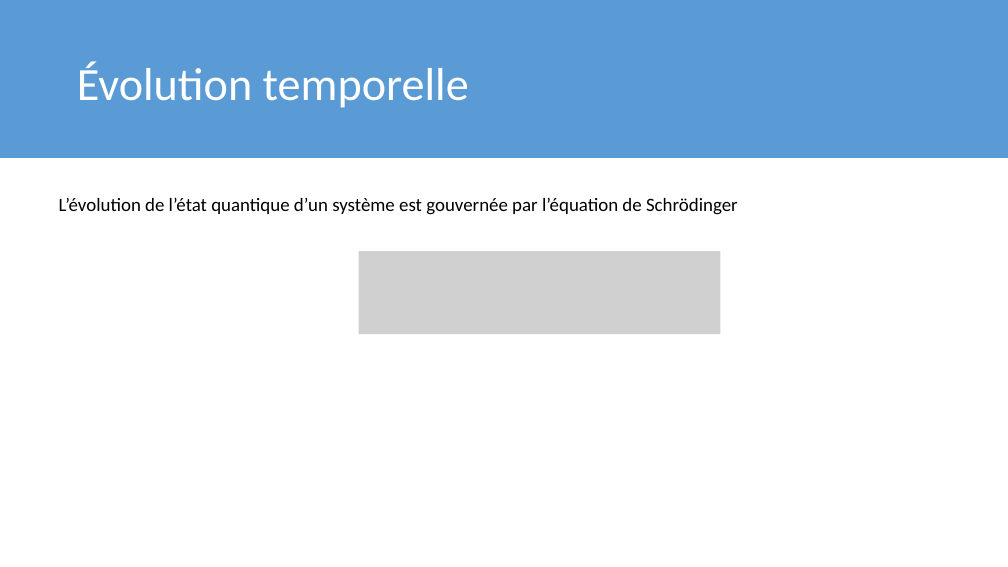
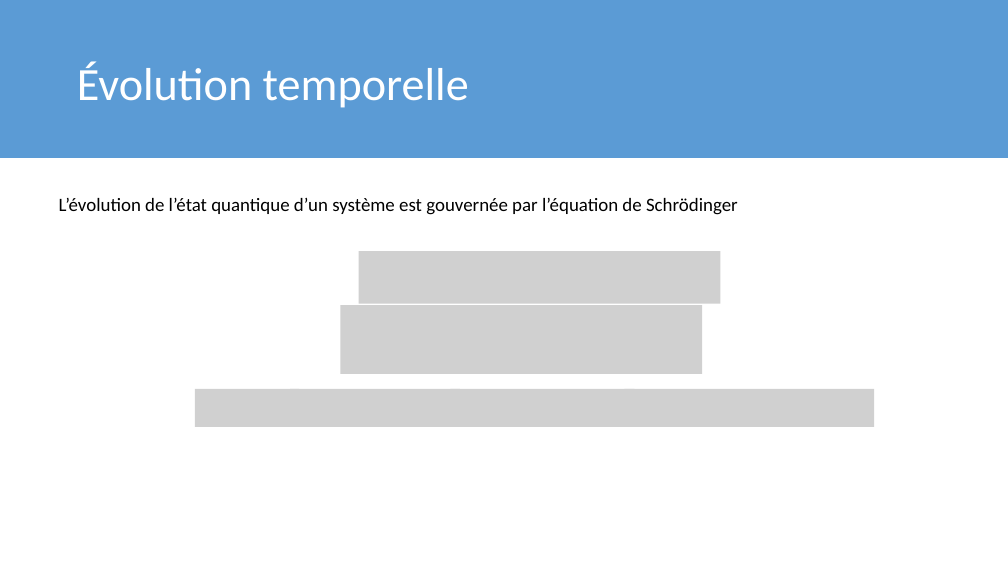
Before and after one commit to meitnerium/theochem, a slide deck: slide 13 of FR/3_Postulats/Postulats.pptx (slide 12 before the commit). Drawn at 1008x567 pixels with LibreOffice and Linux fonts; fonts in the diff are those of the drawing; grey boxes stand for pictures. Boxes give left, top, right and bottom in pixels: in the first picture for what was removed or moved away, otherwise in the second. Text is boxed around its words. In the diff, an @@ line names an element or a change of style, - is before the commit and + after.

```diff
--- a/FR/3_Postulats/Postulats.pptx
+++ b/FR/3_Postulats/Postulats.pptx
@@ picture: place and size @@
-picture at [359, 251, 721, 334]
+picture at [359, 251, 721, 303]
@@ picture added at [340, 305, 702, 374] @@
@@ picture added at [195, 389, 299, 426] @@
@@ picture added at [290, 389, 461, 426] @@
@@ picture added at [451, 389, 634, 426] @@
@@ picture added at [625, 389, 875, 426] @@
```
Also in this commit, not shown: 10 other slides changed, 17 slides added, 2 slides removed, 22 other files.
